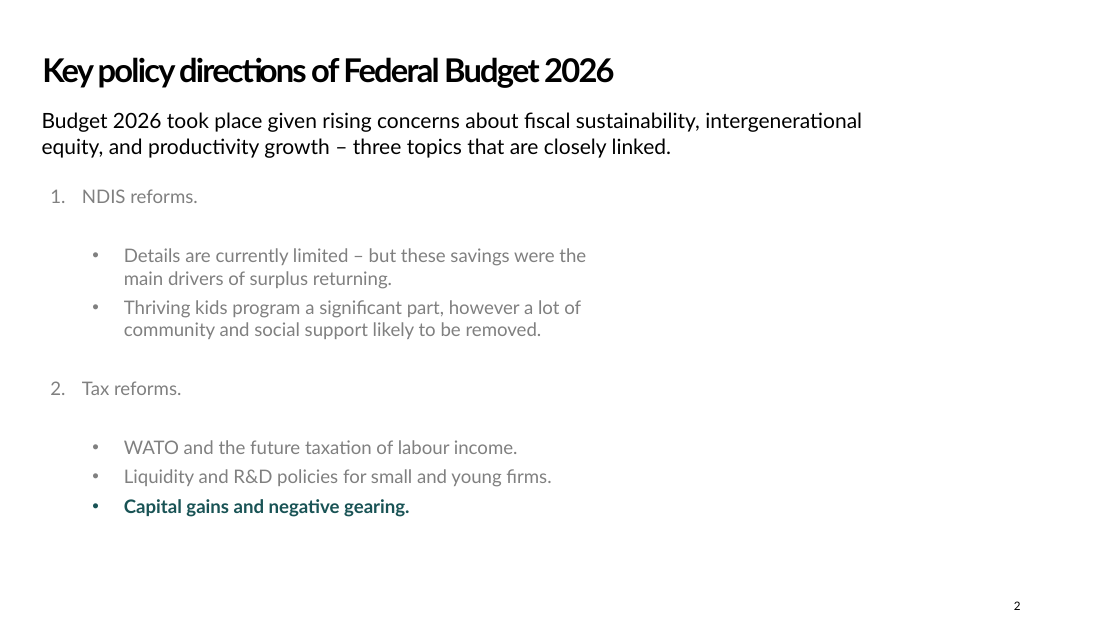
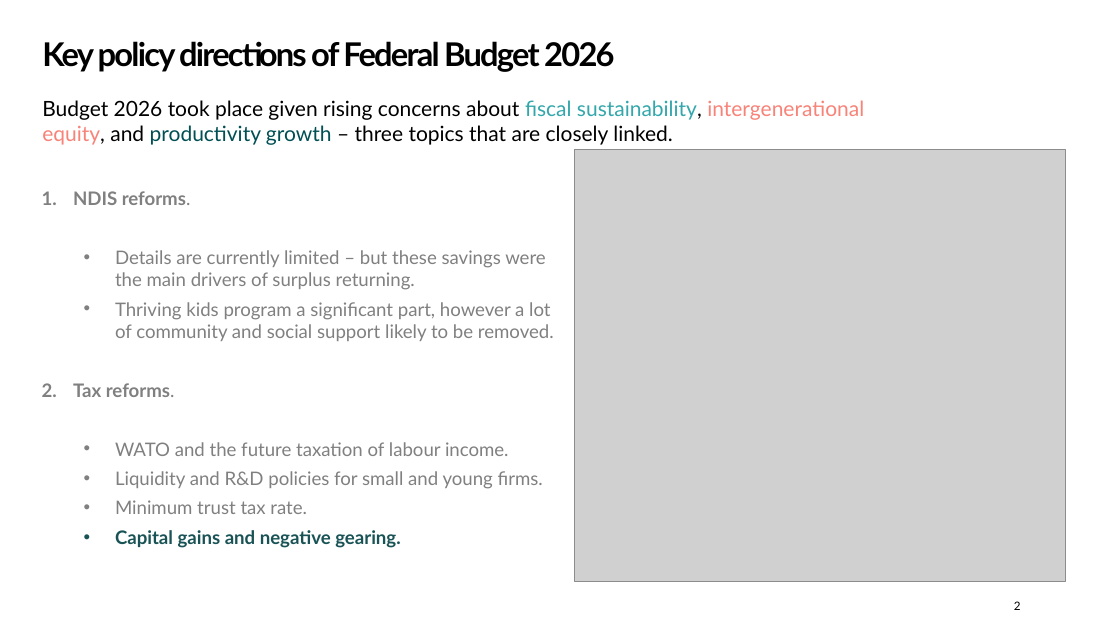
Before and after one commit to Zjub/TVHENZ, a slide deck: slide 2 of e61 Projects/Presentations/QETA Post-Budget 2026.pptx. Drawn at 1120x630 pixels with LibreOffice and Linux fonts; fonts in the diff are those of the drawing; grey boxes stand for pictures; background and template pictures are left out. Boxes give left, top, right and bottom in pixels: in the first picture for what was removed or moved away, otherwise in the second. Text is boxed around its words. In the diff, an @@ line names an element or a change of style, - is before the commit and + after.

```diff
--- a/e61 Projects/Presentations/QETA Post-Budget 2026.pptx
+++ b/e61 Projects/Presentations/QETA Post-Budget 2026.pptx
@@ title "Key policy directions of Federal ...": place and size @@
-title "Key policy directions of Federal ..." at bbox=[42, 57, 614, 88]
+title "Key policy directions of Federal ..." at bbox=[42, 41, 614, 72]
@@ text "Budget 2026 took place given ...": place and size @@
-text "Budget 2026 took place given ..." at bbox=[42, 112, 862, 158]
+text "Budget 2026 took place given ..." at bbox=[42, 100, 864, 145]
@@ text "Budget 2026 took place given ..." at bbox=[42, 100, 864, 145]: text colour #000000 to #33A7AB in "fiscal sustainability,"; text colour #000000 to #F88379 in "intergenerational equity,"; text colour #000000 to #004F54 in "productivity growth" @@
@@ picture added at bbox=[575, 150, 1065, 581] @@
@@ text "NDIS reforms.": place and size @@
-text "NDIS reforms." at bbox=[82, 189, 586, 517]
+text "NDIS reforms." at bbox=[73, 191, 554, 548]
@@ text at bbox=[73, 191, 191, 397]: bold on in "NDIS reforms.", "Tax reforms." @@
@@ text at bbox=[115, 500, 307, 514]: paragraph added @@
+  • Minimum trust tax rate.
```
Also in this commit, not shown: 3 other slides changed, 5 other files.
